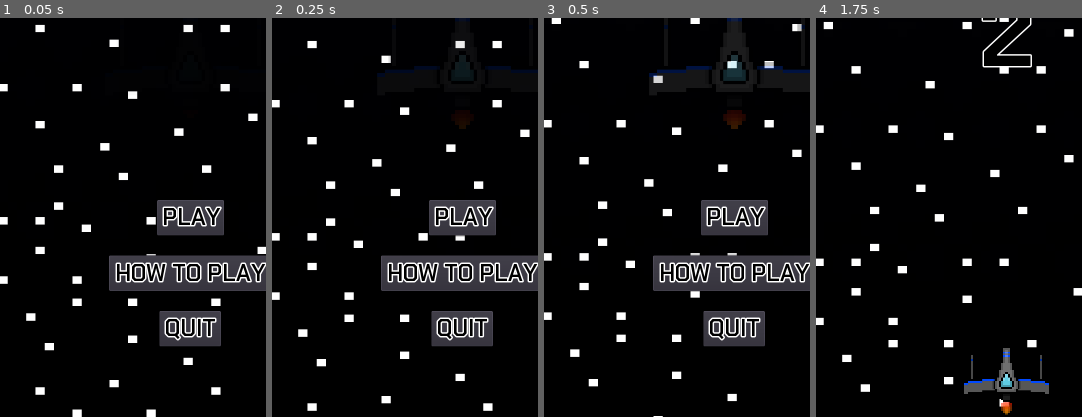
Above: before the commit, frames 1-4 (left to right).
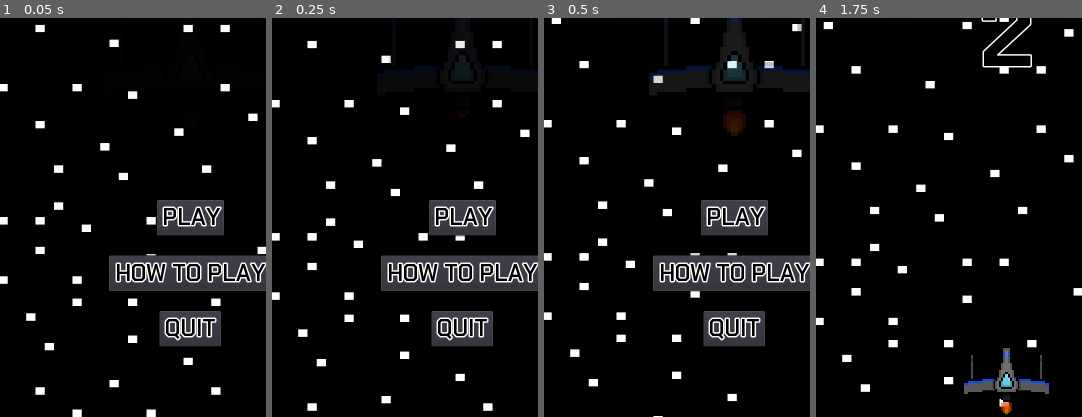
Above: after the commit, the same moments.

Repository: Cecilist/Final-BossFightBulletShooter
Game: Godot game, scene res://src/Menu/MainMenu.tscn
The game is run twice, just before and just after one commit, with the same random seed, the same clock (stepped at 60 frames per second) and the same inputs.
Inputs:
- Up to frame 1 (0.05 s): no input
- Up to frame 2 (0.25 s): no input
- Up to frame 3 (0.5 s): no input
- Up to frame 4 (1.75 s): click "PLAY" at 0.5 s; tap Enter (play_game) at 1.25, 1.35 s; hold D (move_right) from 1.28 s (still down)
The pictures show only the part of the screen within x 14-64%, y 48-98%; the shares and areas given below are measured in that part.

The runs differ from the first frame. In frame 2, less than 0.1% of the frame differs, in the area x 70-73%, y 25-28%; in frame 3, 0.1%, in the area x 67-76%, y 25-30%; in frame 4, nothing differs.

Commit message:
Added third party assest info to README

Diff:
--- a/project/project.godot
+++ b/project/project.godot
@@ -14,7 +14,7 @@
 "language": "GDScript",
 "path": "res://src/Boss/Boss.gd"
 }, {
-"base": "Reference",
+"base": "Area2D",
 "class": "BossBullet",
 "language": "GDScript",
 "path": "res://src/Boss/BossBullet.gd"
--- a/project/src/Menu/MainMenu.tscn
+++ b/project/src/Menu/MainMenu.tscn
@@ -91,6 +91,7 @@
 scale = Vector2( 0.5, 0.5 )
 frames = SubResource( 2 )
 animation = "flying"
+frame = 3
 playing = true
 
 [node name="PlayButton" type="Button" parent="."]
Not shown, changed: README.md
